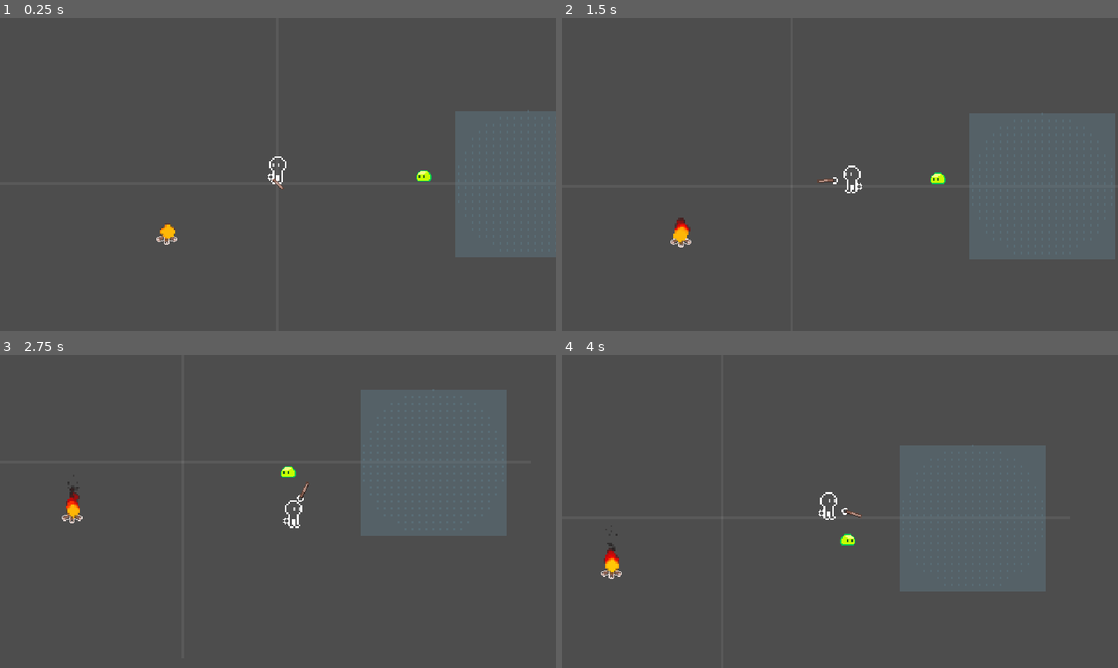
Above: before the commit, frames 1-4 (two rows, left to right).
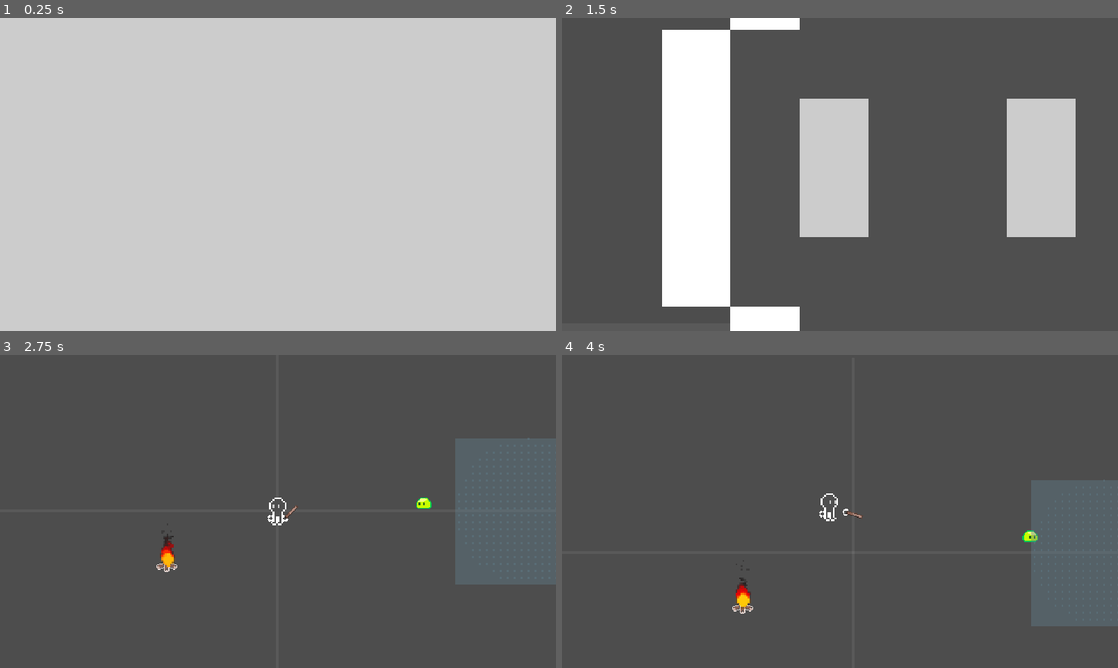
Above: after the commit, the same moments.

Repository: xharris/magicmissiles
Game: Godot game, scene res://game.tscn
Same seed, same stepped clock (60 frames per second), same inputs: the game is played once before the commit and once after it.
Inputs (mouse positions are in pixels of both pictures, inside the frame that each line leads up to):
- Up to frame 1 (0.25 s): no input
- Up to frame 2 (1.5 s): move the mouse to (962, 158) at 0.52 s; hold D (right) 0.53-1.28 s; click (962, 158) at 0.6 s; move the mouse to (728, 190) at 1.27 s; hold S (down) from 1.28 s (still down); right-click (728, 190) at 1.35 s
- Up to frame 3 (2.75 s): move the mouse to (333, 442) at 2.02 s; release S (down) at 2.03 s; hold D (right) from 2.03 s (still down); click (333, 442) at 2.1 s
- Up to frame 4 (4 s): move the mouse to (812, 574) at 2.77 s; release D (right) at 2.78 s; hold W (up) 2.78-3.53 s; right-click (812, 574) at 2.85 s; move the mouse to (1006, 558) at 3.52 s; hold A (left) from 3.53 s (still down); click (1006, 558) at 3.6 s

The runs differ from the first frame. In frame 1, 100% of the frame differs, in the area x 0-100%, y 0-100%; in frame 2, 24%; in frame 3, 16%; in frame 4, 18%.

Commit message:
adds spawn camera animation

Diff:
--- a/components/camera_focus/camera_focus_config.gd
+++ b/components/camera_focus/camera_focus_config.gd
@@ -3,3 +3,6 @@
 
 @export var position_weight: float = 0
 @export var focus_outside_view: bool
+@export var disable_position_smoothing: bool
+@export_custom(PROPERTY_HINT_LINK, "") var zoom: Vector2 = Vector2.ONE
+@export var zoom_weight: float = 1.0
--- a/components/camera_focus/camera_focus_manager.gd
+++ b/components/camera_focus/camera_focus_manager.gd
@@ -3,13 +3,23 @@
 
 var _log = Logs.new("camera_focus_mgr")
 
+## how much to zoom into [code]pixel_focus[/code]
+@export var pixel_focus_ratio: float
+
 func _process(_delta: float) -> void:
-    var focus_position = get_target_position()
+    # get cameras
+    var cameras: Array[CameraFocus]
+    cameras.assign(get_tree().get_nodes_in_group(Groups.CAMERA_FOCUS))
+    # final camera values
+    var final_position: Vector2 = get_target_position()
+    var final_zoom: Vector2
+    position_smoothing_enabled = not cameras.any(func(c:CameraFocus):
+        return c.config and c.config.disable_position_smoothing)
+    # calculate camera position from focus nodes
     var visible_rect = get_viewport().get_visible_rect()
-
     var total_position: Vector2 = Vector2.ZERO
     var total_position_weight: float
-    for node: CameraFocus in get_tree().get_nodes_in_group(Groups.CAMERA_FOCUS):
+    for node in cameras:
         if not node.config:
             _log.warn("missing config for %s" % [node.get_path()])
             continue
@@ -17,8 +27,20 @@
             continue
         total_position += ((node.global_position + node.offset) * node.config.position_weight)
         total_position_weight += node.config.position_weight
-
     if total_position_weight > 0:
-        focus_position = total_position / total_position_weight
-
-    global_position = focus_position
+        final_position = total_position / total_position_weight
+    # calculate zoom from focus nodes
+    var total_zoom: Vector2
+    var total_zoom_weight: float
+    for node in cameras:
+        if not node.config:
+            continue
+        if not node.config.focus_outside_view and visible_rect.has_point(node.global_position):
+            continue
+        total_zoom += node.config.zoom * node.config.zoom_weight
+        total_zoom_weight += node.config.zoom_weight
+    if total_zoom_weight > 0 and not total_zoom.is_zero_approx():
+        final_zoom = total_zoom / total_zoom_weight
+    # apply final values
+    zoom = final_zoom
+    global_position = final_position
--- a/entities/actor/actor.gd
+++ b/entities/actor/actor.gd
@@ -22,7 +22,7 @@
             update()
 var ai_enabled: bool:
     get():
-        return config.ai_config != null
+        return config and config.ai_config != null
 var control: ActorControl:
     get():
         if ai_enabled:
--- a/entities/actor/actor.tscn
+++ b/entities/actor/actor.tscn
@@ -2,7 +2,6 @@
 
 [ext_resource type="Script" uid="uid://bg2661hheag5t" path="res://entities/actor/actor.gd" id="1_oawin"]
 [ext_resource type="PackedScene" uid="uid://bk0of6tmtqpdh" path="res://components/actor_sprite/actor_sprite.tscn" id="2_jsxbd"]
-[ext_resource type="Resource" uid="uid://cquh7rme0ac0e" path="res://resources/actor_configs/slime/slime.tres" id="2_sbr6v"]
 [ext_resource type="PackedScene" uid="uid://1unta65jxpw0" path="res://components/arms/arms.tscn" id="3_jsxbd"]
 [ext_resource type="Resource" uid="uid://chu17qariadbr" path="res://resources/actor_configs/slime/slime_actor_sprite.tres" id="4_wq7k8"]
 [ext_resource type="PackedScene" uid="uid://blpscog2fybow" path="res://components/hurtbox/hurtbox.tscn" id="4_yxgyw"]
@@ -22,7 +21,6 @@
 
 [node name="Actor" type="CharacterBody2D" unique_id=694385484]
 script = ExtResource("1_oawin")
-config = ExtResource("2_sbr6v")
 
 [node name="Visual" type="Node2D" parent="." unique_id=721249314]
 unique_name_in_owner = true
--- /dev/null
+++ b/entities/spawn_camera_focus/spawn_camera_focus.gd
@@ -0,0 +1,47 @@
+extends Node2D
+class_name SpawnCameraFocus
+
+signal animation_finished
+
+@onready var camera_focus: CameraFocus = %CameraFocus
+
+@export var duration: float = 3
+
+var _config: CameraFocusConfig
+var _t: float = 0
+var _done: bool = false
+
+func start():
+    _config.position_weight = 999
+    _config.disable_position_smoothing = true
+    _t = 0
+    _done = false
+
+func finish():
+    if _done:
+        return
+    _done = true
+    _config.disable_position_smoothing = false
+    _config.position_weight = 0
+    animation_finished.emit()
+
+func _init() -> void:
+    _config = CameraFocusConfig.new()
+    start()
+
+func _ready() -> void:
+    camera_focus.config = _config
+
+func _process(delta: float) -> void:
+    if _done:
+        return
+    _t += delta
+    var ratio = ease(clampf(_t / duration, 0, 1), 0.2)
+    if ratio >= 1:
+        finish()
+    # position
+    _config.position_weight = lerpf(999, 0, ratio)
+    # zoom
+    var max_dim = maxf(get_viewport_rect().size.x, get_viewport_rect().size.y)
+    _config.zoom = lerpf(max_dim, 0.5, ratio) * Vector2.ONE
+    _config.zoom_weight = lerpf(999, 0, ratio)
--- /dev/null
+++ b/entities/spawn_camera_focus/spawn_camera_focus.tscn
@@ -0,0 +1,10 @@
+[gd_scene format=3 uid="uid://demnd15fltwe4"]
+
+[ext_resource type="Script" uid="uid://cng3d4mt05lmo" path="res://entities/spawn_camera_focus/spawn_camera_focus.gd" id="1_0kowq"]
+[ext_resource type="PackedScene" uid="uid://cdsl631ei3j3t" path="res://components/camera_focus/camera_focus.tscn" id="1_k2lv5"]
+
+[node name="SpawnCameraFocus" type="Node2D" unique_id=1019026675]
+script = ExtResource("1_0kowq")
+
+[node name="CameraFocus" parent="." unique_id=1032969389 instance=ExtResource("1_k2lv5")]
+unique_name_in_owner = true
--- a/levels/dev/dev.gd
+++ b/levels/dev/dev.gd
@@ -2,14 +2,24 @@
 
 const color: = Color(0.8, 0.8, 0.8, 0.1)
 
+@onready var player: Actor = %Player
 @onready var camera: Camera2D = %CameraFocusManager
 @onready var viewport: Viewport = get_viewport()
+@onready var spawn_cam_focus: SpawnCameraFocus = %SpawnCameraFocus
 
 @export var grid_size: Vector2 = Vector2(32, 32)
 @export var origin_thickness: int = 6
 
 func _ready() -> void:
     Events.entity_created.connect(_on_entity_created)
+    spawn_cam_focus.animation_finished.connect(_on_spawn_cam_animation_finished)
+
+    player.control.can_move = false
+    player.control.can_aim = false
+
+func _on_spawn_cam_animation_finished():
+    player.control.can_move = true
+    player.control.can_aim = true
 
 func _on_entity_created(entity: Node2D):
     add_child(entity)
--- a/levels/dev/dev.tscn
+++ b/levels/dev/dev.tscn
@@ -4,8 +4,10 @@
 [ext_resource type="PackedScene" uid="uid://ps1ujo34e48p" path="res://entities/actor/actor.tscn" id="2_x24ml"]
 [ext_resource type="Resource" uid="uid://c6stj4cbu1kpw" path="res://resources/actor_configs/player/player.tres" id="3_n1i44"]
 [ext_resource type="PackedScene" uid="uid://cb6bisyxfcg23" path="res://components/camera_focus/camera_focus_manager.tscn" id="3_qf2dv"]
+[ext_resource type="PackedScene" uid="uid://demnd15fltwe4" path="res://entities/spawn_camera_focus/spawn_camera_focus.tscn" id="4_x24ml"]
 [ext_resource type="PackedScene" uid="uid://dmsjoa6qv5l02" path="res://components/shape_grid/shape_grid.tscn" id="5_qf2dv"]
 [ext_resource type="PackedScene" uid="uid://b46dvxtqp5ydy" path="res://entities/campfire/campfire.tscn" id="6_0qlot"]
+[ext_resource type="Resource" uid="uid://cquh7rme0ac0e" path="res://resources/actor_configs/slime/slime.tres" id="6_n1i44"]
 
 [sub_resource type="CircleShape2D" id="CircleShape2D_qf2dv"]
 radius = 167.0449
@@ -14,16 +16,22 @@
 y_sort_enabled = true
 script = ExtResource("1_rjc3s")
 
-[node name="Player" parent="." unique_id=979561346 instance=ExtResource("2_x24ml")]
-position = Vector2(0, -32)
+[node name="Player" parent="." unique_id=694385484 instance=ExtResource("2_x24ml")]
+unique_name_in_owner = true
 config = ExtResource("3_n1i44")
+
+[node name="SpawnCameraFocus" parent="Player" unique_id=1019026675 instance=ExtResource("4_x24ml")]
+unique_name_in_owner = true
+position = Vector2(-10, -12)
 
 [node name="CameraFocusManager" parent="." unique_id=1152010050 instance=ExtResource("3_qf2dv")]
 unique_name_in_owner = true
 zoom = Vector2(0.5, 0.5)
+pixel_focus_ratio = 1.0
 
 [node name="Slime" parent="." unique_id=85275103 instance=ExtResource("2_x24ml")]
 position = Vector2(336, -16)
+config = ExtResource("6_n1i44")
 
 [node name="Campfire" parent="." unique_id=1682679037 instance=ExtResource("6_0qlot")]
 position = Vector2(-256, 112)
--- a/project.godot
+++ b/project.godot
@@ -79,6 +79,16 @@
 "events": [Object(InputEventMouseButton,"resource_local_to_scene":false,"resource_name":"","device":-1,"window_id":0,"a …(259 unchanged characters)…
 ]
 }
+zoom_in={
+"deadzone": 0.2,
+"events": [Object(InputEventKey,"resource_local_to_scene":false,"resource_name":"","device":-1,"window_id":0,"alt_pressed":false,"shift_pressed":false,"ctrl_pressed":false,"meta_pressed":false,"pressed":false,"keycode":0,"physical_keycode":61,"key_label":0,"unicode":61,"location":0,"echo":false,"script":null)
+]
+}
+zoom_out={
+"deadzone": 0.2,
+"events": [Object(InputEventKey,"resource_local_to_scene":false,"resource_name":"","device":-1,"window_id":0,"alt_pressed":false,"shift_pressed":false,"ctrl_pressed":false,"meta_pressed":false,"pressed":false,"keycode":0,"physical_keycode":45,"key_label":0,"unicode":45,"location":0,"echo":false,"script":null)
+]
+}
 
 [layer_names]
 
--- a/resources/camera_focus_configs/magic_transfer.tres
+++ b/resources/camera_focus_configs/magic_transfer.tres
@@ -5,4 +5,5 @@
 [resource]
 script = ExtResource("1_rc88q")
 position_weight = 0.2
+zoom_weight = 0.0
 metadata/_custom_type_script = "uid://bu07h85w8lnce"
--- a/resources/camera_focus_configs/player_camera.tres
+++ b/resources/camera_focus_configs/player_camera.tres
@@ -6,4 +6,5 @@
 script = ExtResource("1_ohewn")
 position_weight = 1.0
 focus_outside_view = true
+zoom = Vector2(0.5, 0.5)
 metadata/_custom_type_script = "uid://bu07h85w8lnce"
Not shown, added: entities/spawn_camera_focus/spawn_camera_focus.gd.uid
Not shown: 1 places in resources/camera_focus_configs/player_camera.tres that only renumber resources
